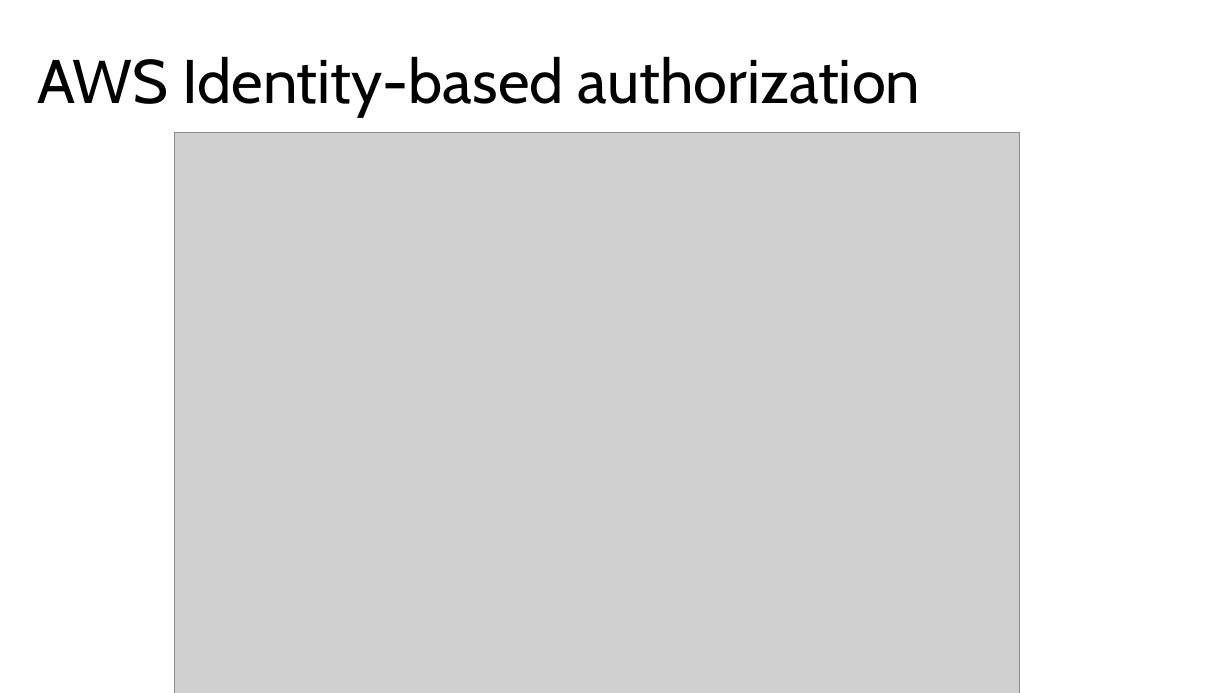
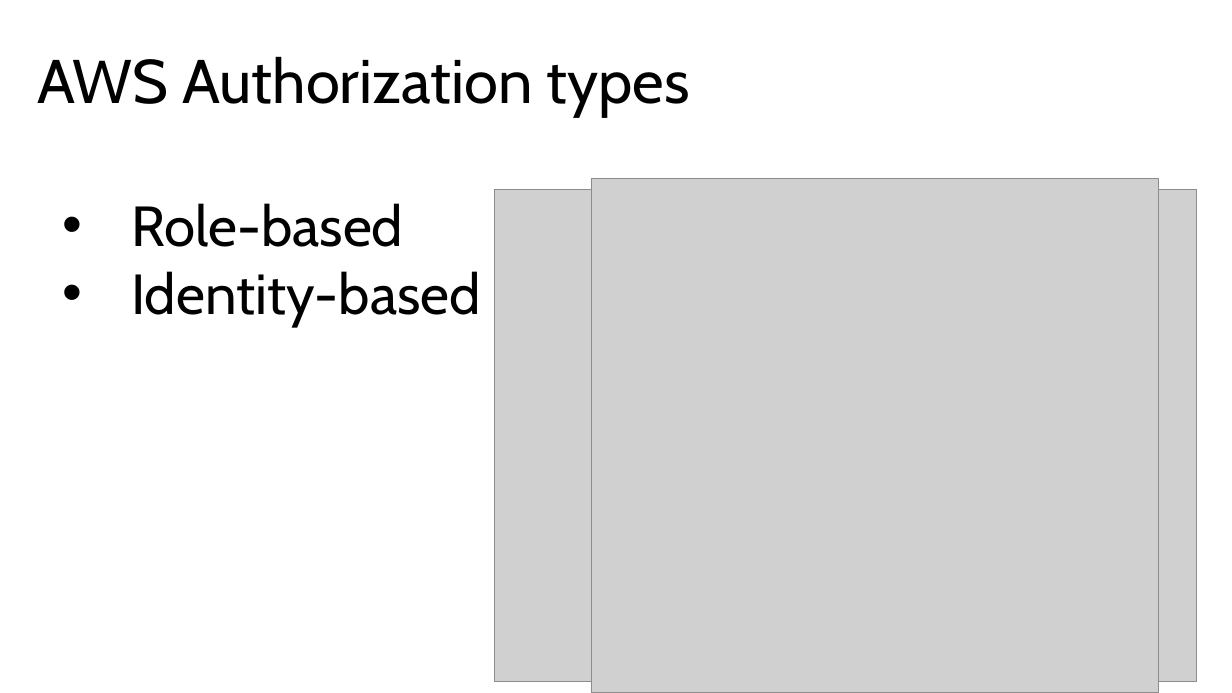
Before and after one commit to alex-zyl/FunctionsVSLambda, a slide deck: slide 35 of Presentation/Presentation.pptx. Drawn at 1232x693 pixels with LibreOffice and Linux fonts; fonts in the diff are those of the drawing; grey boxes stand for pictures. Boxes give left, top, right and bottom in pixels: in the first picture for what was removed or moved away, otherwise in the second. Text is boxed around its words. In the diff, an @@ line names an element or a change of style, - is before the commit and + after.

```diff
--- a/Presentation/Presentation.pptx
+++ b/Presentation/Presentation.pptx
@@ text at [37, 56, 690, 117]: text changed @@
-AWS Identity-based authorization
+AWS Authorization types
@@ picture removed at [175, 132, 1020, 693] @@
@@ picture added at [592, 178, 1159, 693] @@
@@ text added at [131, 203, 480, 327], 44 pt, text #000000 @@
+• Role-based
+• Identity-based
@@ picture added at [495, 189, 1197, 682] @@
```
Also in this commit, not shown: 1 slide added, 1 slide removed, 2 other files.
